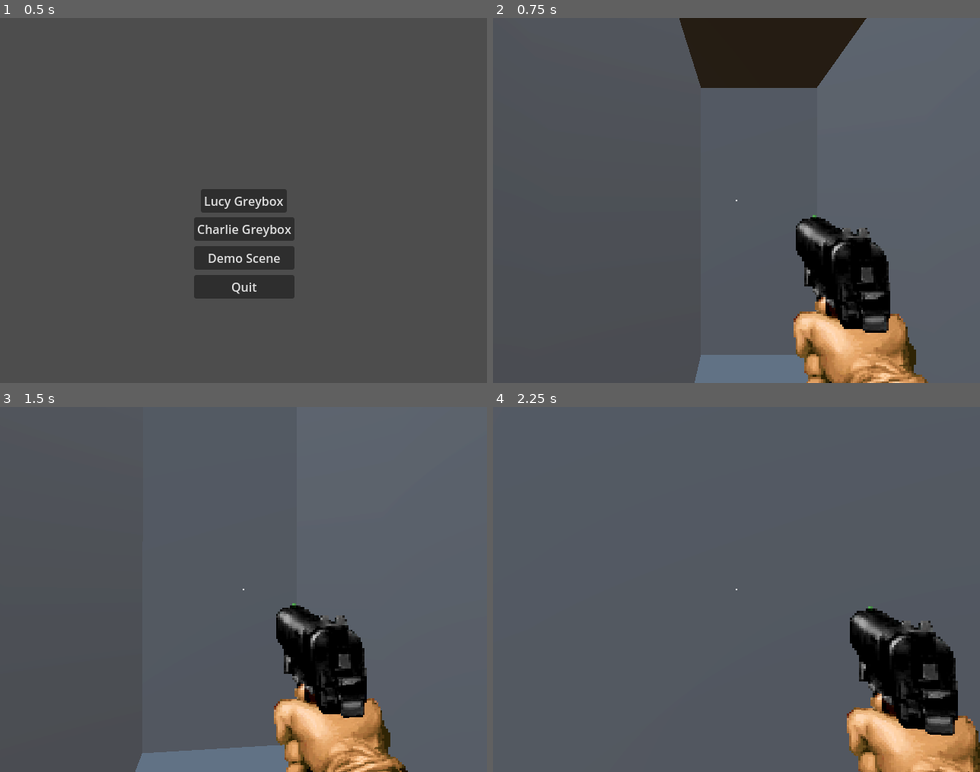
Above: before the commit, frames 1-4 (two rows, left to right).
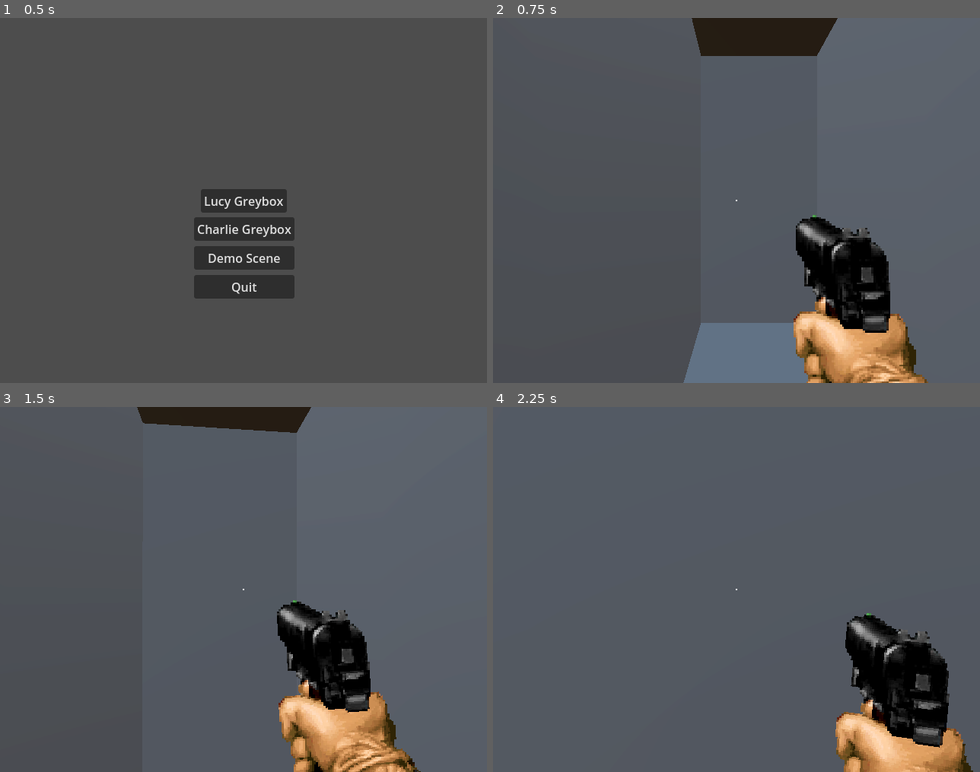
Above: after the commit, the same moments.

Repository: drowpotions/Pirate-Software-Game-Jam-JAN-2025
Game: Godot game, scene res://menu/main_menu.tscn
Same seed, same stepped clock (60 frames per second), same inputs: the game is played once before the commit and once after it. Sound files missing from this copy of the repository are replaced by a short silence.
Inputs (mouse positions are in pixels of both pictures, inside the frame that each line leads up to):
- Up to frame 1 (0.5 s): no input
- Up to frame 2 (0.75 s): click "Lucy Greybox" at 0.5 s
- Up to frame 3 (1.5 s): move the mouse to (267, 589) at 1.27 s; hold W (forwards) from 1.28 s (still down); tap Space (jump) at 1.35 s
- Up to frame 4 (2.25 s): keep holding W (forwards); tap Space (jump) at 1.52, 1.82 s; move the mouse to (712, 589) at 2.02 s; tap Ctrl (Crouch) at 2.1 s

Frame 1 is identical in both runs. In frame 2, 5.1% of the frame differs, in the area x 38-77%, y 0-100%; in frame 3, 9.0%, in the area x 27-87%, y 0-100%; in frame 4, 6.3%.

Commit message:
added sway to z rotation on weapon_holder

Diff:
--- a/Player/Player_gutted.gd
+++ b/Player/Player_gutted.gd
@@ -22,7 +22,7 @@
 var time_elapsed: float = 0.0  # Tracks elapsed time
 
 #movement variables
-var jump_velocity = 5.0
+var jump_velocity = 11.0
 var walk_speed = 9.0
 var lerp_speed = 25.0
 
@@ -138,6 +138,7 @@
 	mouse_input = lerp(mouse_input,Vector2.ZERO,10*delta)
 	weapon_holder.rotation.x = lerp(weapon_holder.rotation.x, mouse_input.y * mouse_rotation_amount,10*delta)
 	weapon_holder.rotation.y = lerp(weapon_holder.rotation.y, mouse_input.x * mouse_rotation_amount,10*delta)
+	weapon_holder.rotation.z = lerp(weapon_holder.rotation.z, mouse_input.x * 0.005,10*delta)
 
 
 #menu interaction
--- a/project.godot
+++ b/project.godot
@@ -74,3 +74,4 @@
 [physics]
 
 common/physics_ticks_per_second=200
+3d/default_gravity=50.0
